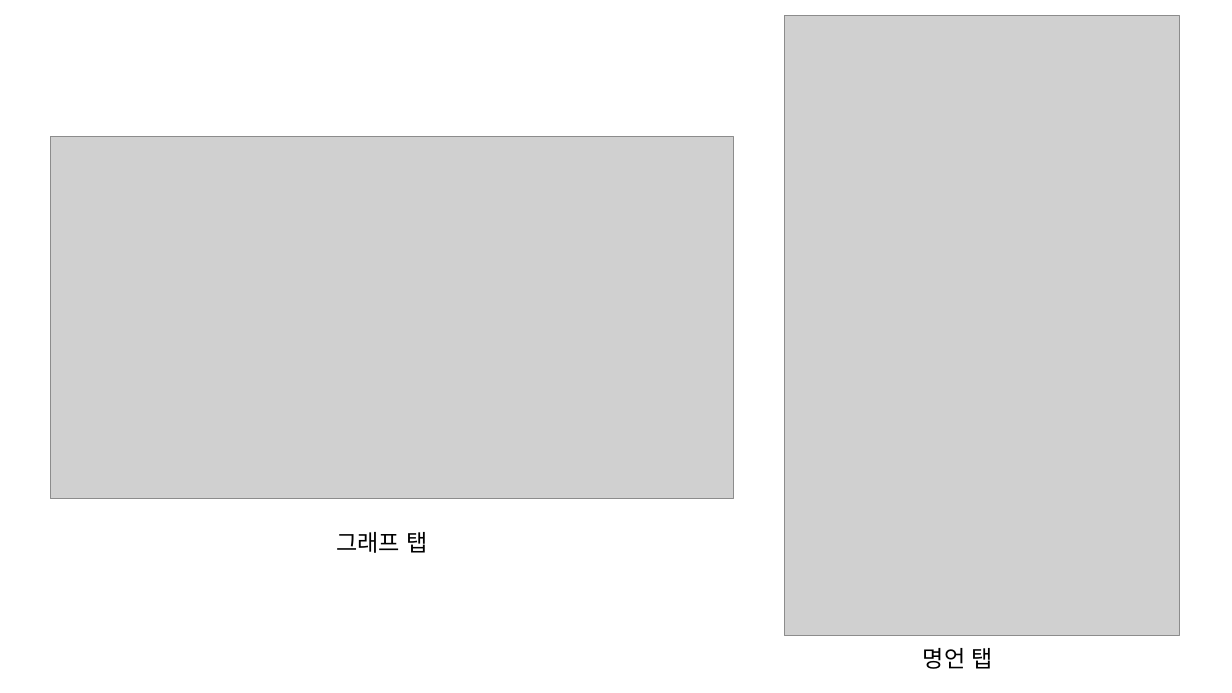
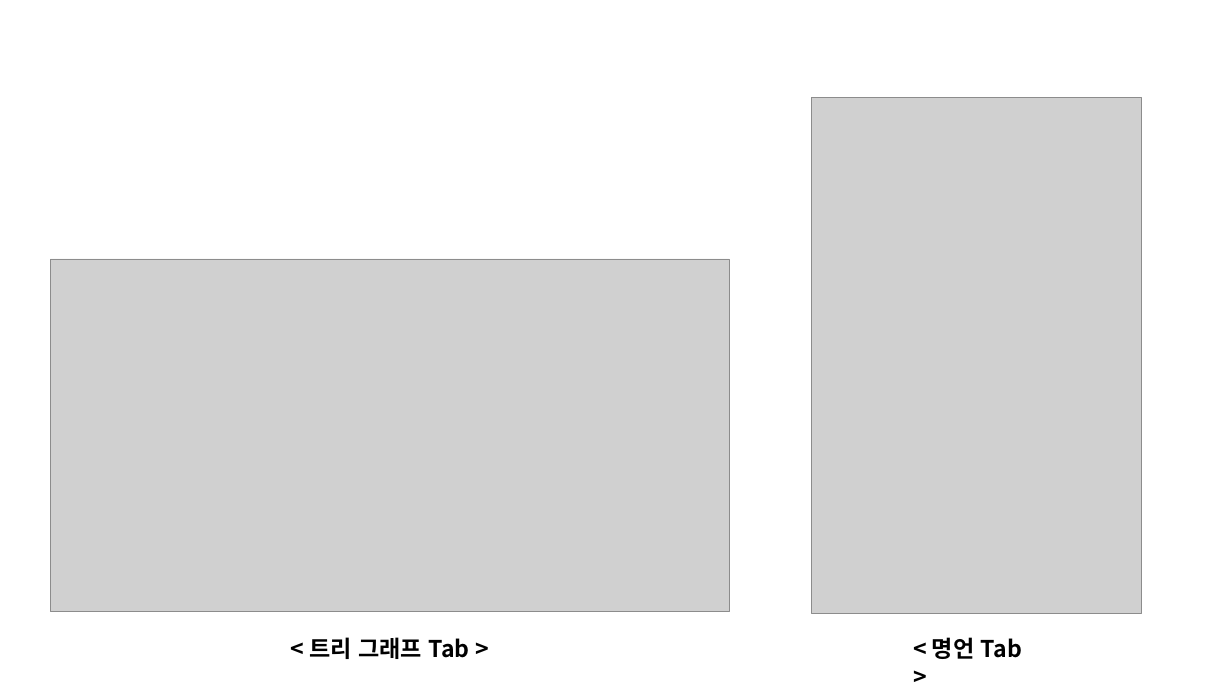
Before and after one commit to SunrinParty2018/Document, a slide deck: slide 7 of 3학년1반3조ppt.pptx (slide 6 before the commit). Drawn at 1232x693 pixels with LibreOffice and Linux fonts; fonts in the diff are those of the drawing; grey boxes stand for pictures; background and template pictures are left out. Boxes give left, top, right and bottom in pixels: in the first picture for what was removed or moved away, otherwise in the second. Text is boxed around its words. In the diff, an @@ line names an element or a change of style, - is before the commit and + after.

```diff
--- a/3학년1반3조ppt.pptx
+++ b/3학년1반3조ppt.pptx
@@ picture resized from (x1=785, y1=16, x2=1180, y2=636) to (x1=811, y1=98, x2=1141, y2=614) @@
@@ picture resized from (x1=50, y1=137, x2=734, y2=499) to (x1=50, y1=259, x2=729, y2=612) @@
@@ text at (x1=309, y1=637, x2=470, y2=659): text changed; bold on @@
-그래프 탭
+< 트리 그래프 Tab >
@@ text at (x1=932, y1=637, x2=1022, y2=659): text changed; bold on @@
-명언 탭
+< 명언 Tab >
```
Also in this commit, not shown: 5 other slides changed, 4 slides added, 2 slides removed.
